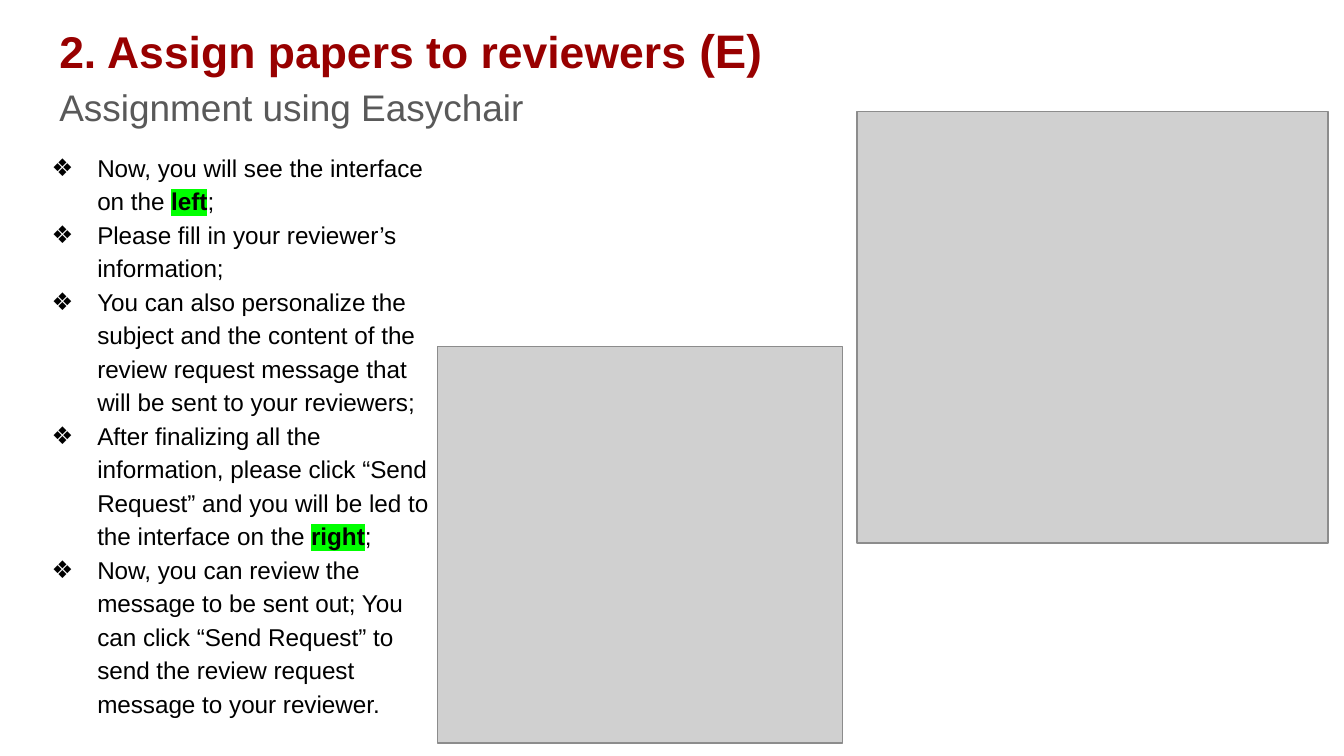
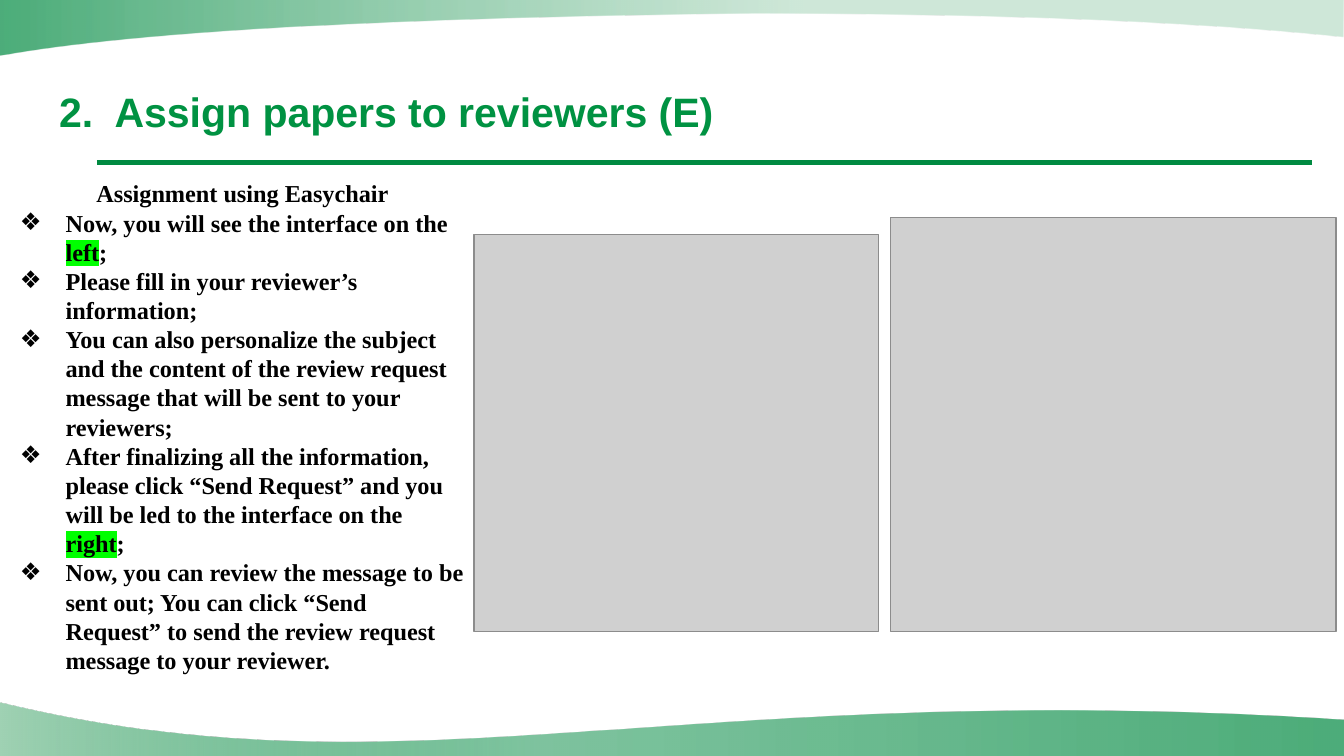
Before and after one commit to UV2026/Email-CFP, a slide deck: slide 10 of Instructions/PPT/Instructions for UV2026 Paper Review & Assignment on EasyChair (Session Chair)[UV2026].pptx. Drawn at 1344x756 pixels with LibreOffice and Linux fonts; fonts in the diff are those of the drawing; grey boxes stand for pictures; background and template pictures are left out. Boxes give left, top, right and bottom in pixels: in the first picture for what was removed or moved away, otherwise in the second. Text is boxed around its words. In the diff, an @@ line names an element or a change of style, - is before the commit and + after.

```diff
--- a/Instructions/PPT/Instructions for UV2026 Paper Review & Assignment on EasyChair (Session Chair)[UV2026].pptx
+++ b/Instructions/PPT/Instructions for UV2026 Paper Review & Assignment on EasyChair (Session Chair)[UV2026].pptx
@@ freeform shape added at (0, 0, 1343, 55), fill gradient #008A41 to #A0D2B4 @@
@@ text at (59, 97, 714, 135): text changed; size 23.9 to 22 pt; text colour #980000 to #009242 @@
-2. Assign papers to reviewers (E)
-Assignment using Easychair
+2. Assign papers to reviewers (E)
@@ text "Assignment using Easychair": place and size @@
-text "Assignment using Easychair" at (97, 159, 428, 718)
+text "Assignment using Easychair" at (66, 185, 463, 675)
@@ line added from (97, 163) to (1313, 163), #008A41 2.5 pt @@
@@ text at (96, 185, 389, 208): paragraph added @@
+Assignment using Easychair
@@ text at (66, 215, 463, 675): font Arial to Times New Roman, bold on; line spacing 1.15 to 1 @@
@@ picture: place and size @@
-picture at (437, 347, 841, 743)
+picture at (474, 235, 879, 632)
@@ picture: place and size @@
-picture at (857, 112, 1328, 543)
+picture at (891, 218, 1336, 632)
@@ freeform shape added at (0, 703, 1344, 756), fill gradient #008A41 to #A0D2B4 @@
```
Also in this commit, not shown: 21 other slides changed, 7 other files.
